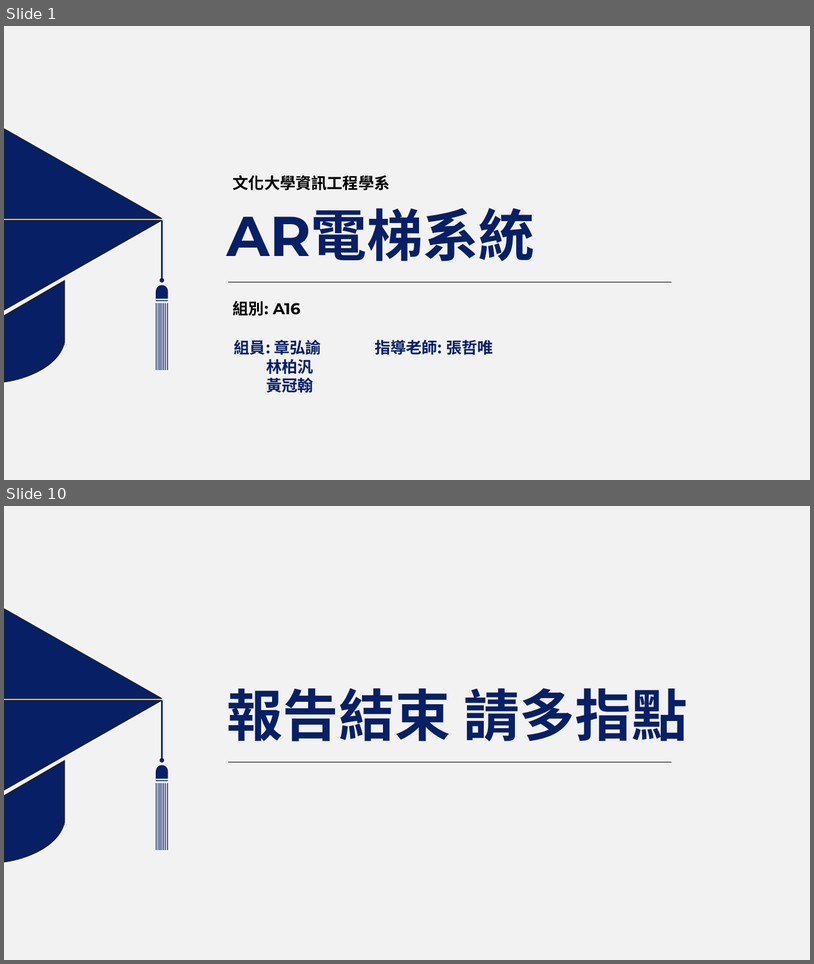
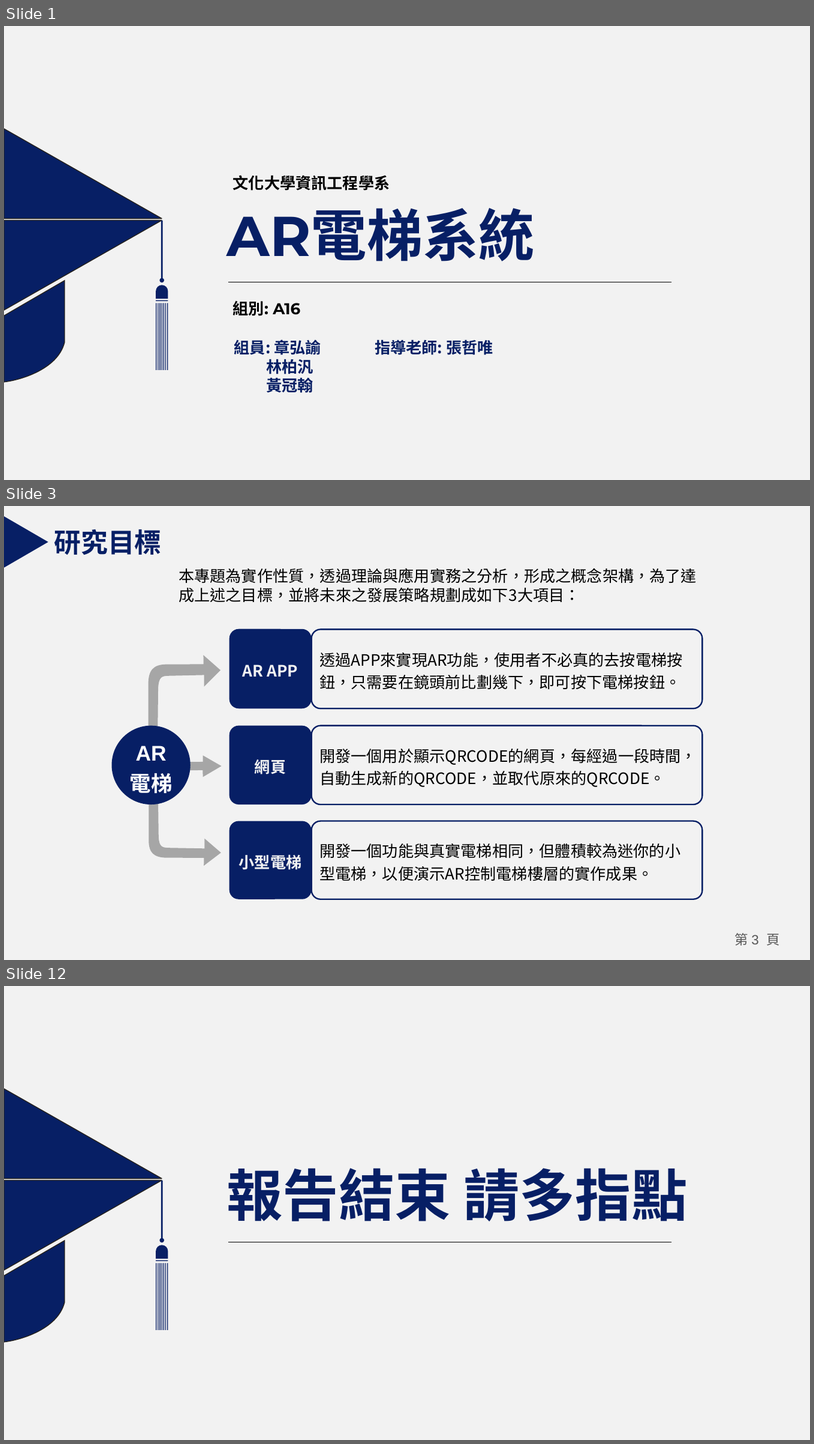
Before and after one commit to Johnnychang889/ARelevator, a slide deck: A16專題期末報告.pptx. Shown one above the other, each under a label of ours: slides 1 and 10 before the commit, slides 1, 3 and 12 after it; the slides between them are not shown. The pictures are 814x964 and 814x1444 pixels, drawn with LibreOffice and Linux fonts; fonts in the diff are those of the drawing. Boxes give left, top, right and bottom in pixels: in the first picture for what was removed or moved away, otherwise in the second. Text is boxed around its words. In the diff, an @@ line names an element or a change of style, - is before the commit and + after.

```diff
--- a/A16專題期末報告.pptx
+++ b/A16專題期末報告.pptx
@@ slide 3 added at [4,506,810,960], background #F2F2F2 @@
@@ triangle added at [5,516,49,568], fill #071F65 @@
@@ text added at [54,529,161,555], 24 pt, text #071F65, bold @@
+研究目標
@@ text added at [179,568,697,602], 14 pt, text #000000 @@
+本專題為實作性質，透過理論與應用實務之分析，形成之概念架構，為了達成上述之目標，並將未來之發展策略規劃成如下3大項目：
@@ rounded rectangle added at [230,628,312,708], fill #071F65, 14 pt, text #F2F2F2, bold @@
+AR APP
@@ rounded rectangle added at [311,630,702,708], outline #071F65 1.25 pt, 14 pt, text #000000 @@
+透過APP來實現AR功能，使用者不必真的去按電梯按鈕，只需要在鏡頭前比劃幾下，即可按下電梯按鈕。
@@ freeform shape added at [149,655,221,771], fill #A6A6A6 @@
@@ ellipse added at [112,726,191,804], fill #071F65, 19 pt, text #FFFFFF, bold @@
+AR電梯
@@ rounded rectangle added at [230,726,312,804], fill #071F65, 14 pt, text #F2F2F2, bold @@
+網頁
@@ rounded rectangle added at [311,726,702,804], outline #071F65 1.25 pt, 14 pt, text #000000 @@
+開發一個用於顯示QRCODE的網頁，每經過一段時間，自動生成新的QRCODE，並取代原來的QRCODE。
@@ freeform shape added at [135,755,222,777], fill #A6A6A6 @@
@@ freeform shape added at [149,765,222,865], fill #A6A6A6 @@
@@ rounded rectangle added at [230,820,312,899], fill #071F65, 14 pt, text #F2F2F2, bold @@
+小型電梯
@@ rounded rectangle added at [311,820,702,899], outline #071F65 1.25 pt, 14 pt, text #000000 @@
+開發一個功能與真實電梯相同，但體積較為迷你的小型電梯，以便演示AR控制電梯樓層的實作成果。
@@ page number added at [735,933,780,945], 12 pt, text #595959 @@
+第 3 頁
@@ what was slide 10 is now slide 12 @@
```
Also in this commit, not shown: 5 slides changed, 4 other slides added, 3 slides removed, 1 other file.
